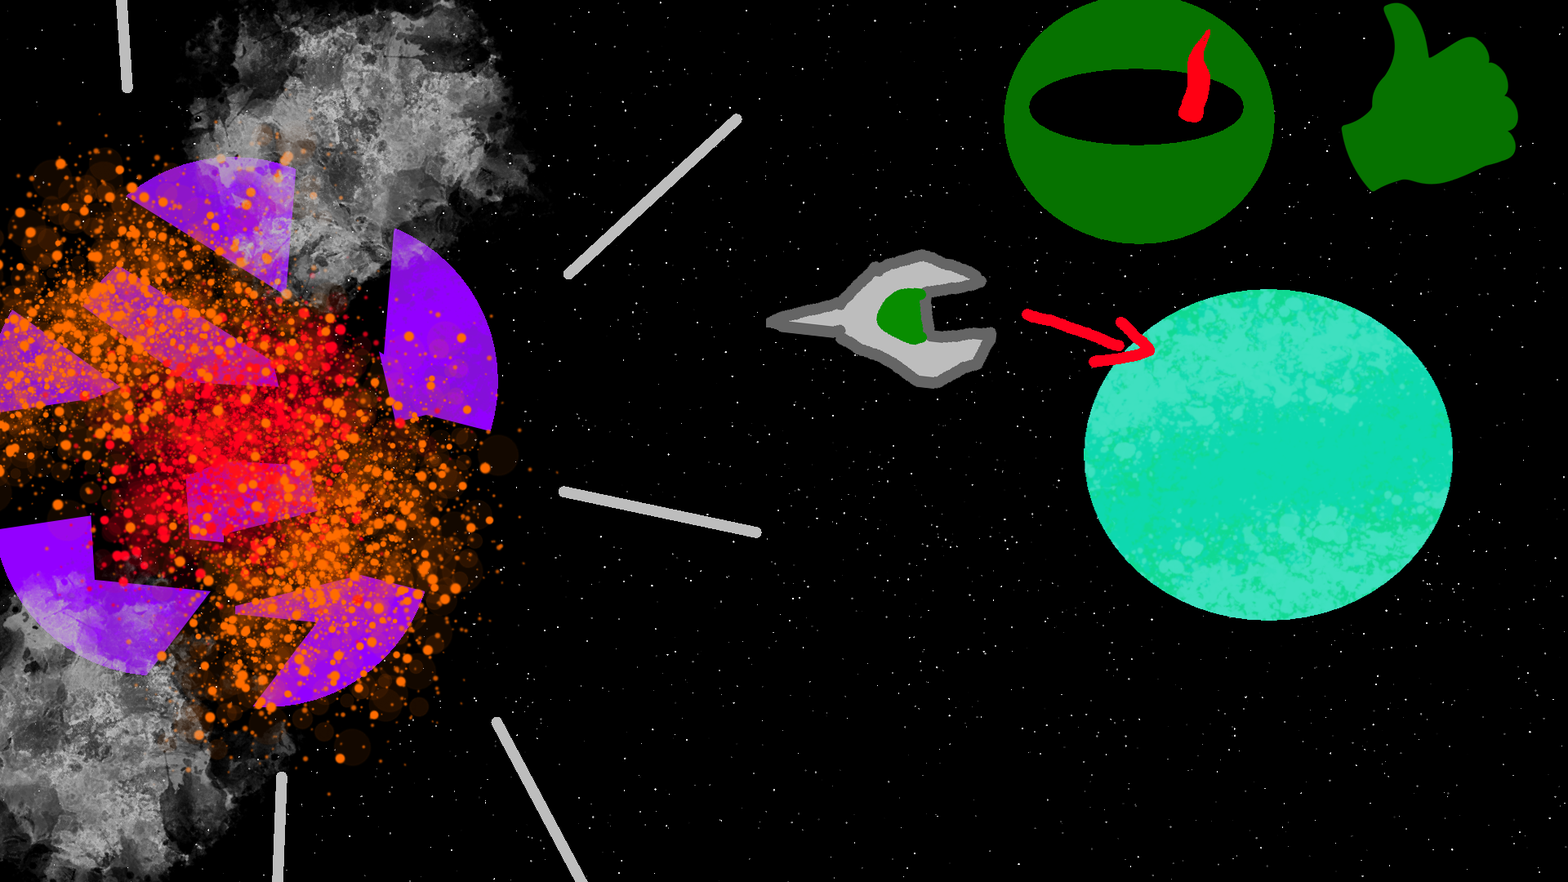
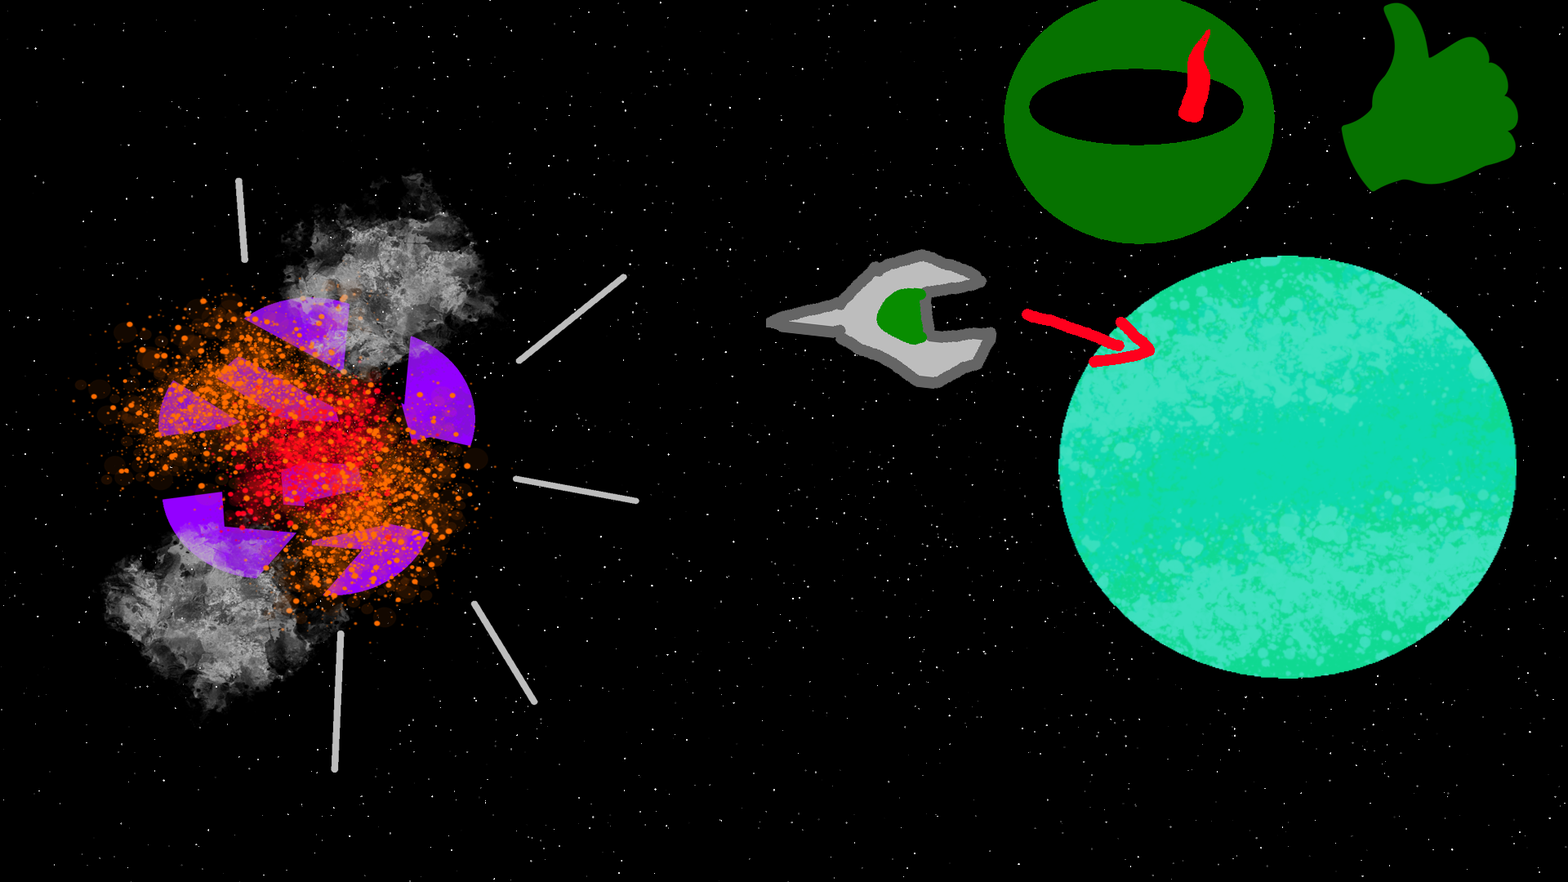
Layers edited between the first and the second 1568x882 image:
painted on "Mask Layer" (1st of 2, in "Clipping Group 6") over [0,0,1517,882]
painted on "thumbs up.png" over [209,0,419,262]
painted on "Paint Layer 4" (1st of 2) over [261,0,1359,471]
painted on "Paint Layer 5" over [0,0,762,882]
painted on "Mask Layer" (2nd of 2, in "Clipping Group 3") over [0,0,1517,882]
painted on "Paint Layer 2" (1st of 2, in "Clipping Group 3") over [0,104,1517,882]
painted on "Paint Layer 1" over [0,0,1517,882]